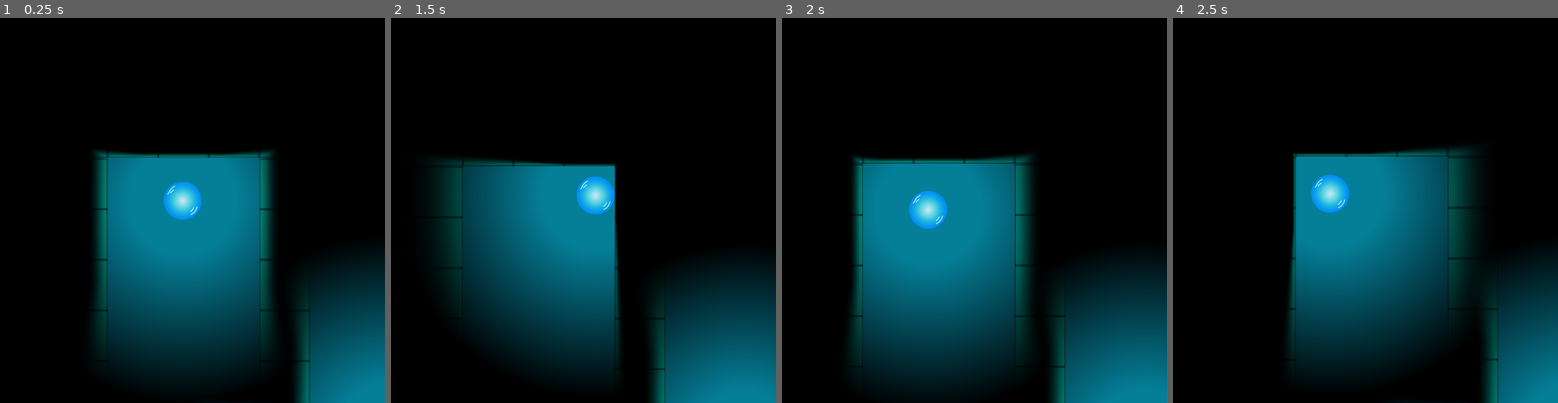
Above: before the commit, frames 1-4 (left to right).
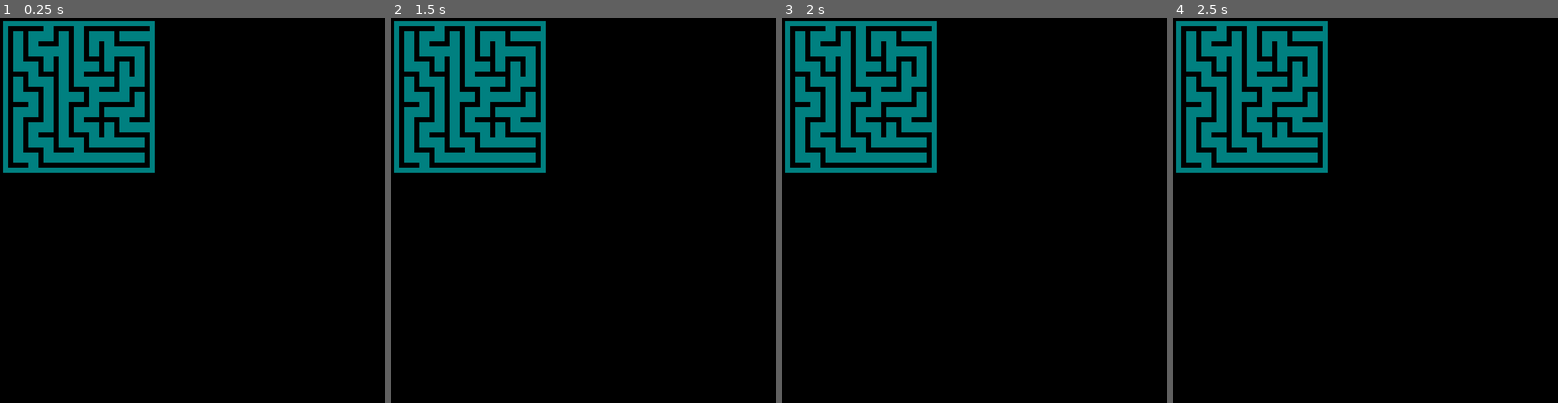
Above: after the commit, the same moments.

Repository: jacob-grahn/bubble-racing
Game: Godot game, scene res://maze/Maze.tscn
The game is run twice, just before and just after one commit, with the same random seed, the same clock (stepped at 60 frames per second) and the same inputs. Before the commit the project starts from res://map/Map.tscn.
Inputs (mouse positions are in pixels of both pictures, inside the frame that each line leads up to):
- Up to frame 1 (0.25 s): no input
- Up to frame 2 (1.5 s): tap Enter at 0.5 s; move the mouse to (664, 179) at 0.52 s; click (664, 179) at 0.67 s; move the mouse to (491, 222) at 1.27 s; click (491, 222) at 1.42 s
- Up to frame 3 (2 s): no input
- Up to frame 4 (2.5 s): move the mouse to (1396, 110) at 2.02 s; click (1396, 110) at 2.17 s

The runs differ from the first frame. In frame 1, 44% of the frame differs, in the area x 0-100%, y 0-100%; in frame 2, 43%; in frame 3, 46%; in frame 4, 41%.

Commit message:
quick display to test mazes

Diff:
--- a/map/Map.gd
+++ b/map/Map.gd
@@ -1,8 +1,6 @@
 extends Node2D
 
 func _ready():
-	var maze = MazeGenerator.generate(10, 10)
-	print(maze)
 	$Finish.connect("bubble_finished", self, "on_bubble_finished")
 	$Finish2.connect("bubble_finished", self, "on_bubble_finished")
 
--- a/map/Map.tscn
+++ b/map/Map.tscn
@@ -88,6 +88,7 @@
 rotation = 1.5708
 
 [node name="Sprite" type="Sprite" parent="."]
+visible = false
 modulate = Color( 0.027451, 0.737255, 0.956863, 1 )
 position = Vector2( 113.993, 99.7651 )
 rotation = 1.5708
--- /dev/null
+++ b/maze/Maze.gd
@@ -0,0 +1,59 @@
+extends Node2D
+
+var Box = preload("../box/Box.tscn")
+var boxWidth = 10
+var boxScale = 0.1
+var nodeWidth = boxWidth * 3
+
+
+func _ready():
+	position = Vector2(50, 50)
+
+	var maze = MazeGenerator.generate(10, 10)
+	for node in maze:
+		draw_node(node)
+
+
+func draw_box(x, y):
+	var box = Box.instance()
+	box.scale = Vector2(boxScale, boxScale)
+	box.position = Vector2(x, y)
+	add_child(box)
+
+
+func draw_node(node):
+	var up = false
+	var right = false
+	var down = false
+	var left = false
+	var x = node.x * nodeWidth
+	var y = node.y * nodeWidth
+
+	for connection in node.connections:
+		if node.y - connection.y > 0:
+			up = true
+		if node.x - connection.x < 0:
+			right = true
+		if node.y - connection.y < 0:
+			down = true
+		if node.x - connection.x > 0:
+			left = true
+
+	# add corners
+	draw_box(x, y)
+	draw_box(x + (boxWidth * 2), y)
+	draw_box(x + (boxWidth * 2), y + (boxWidth * 2))
+	draw_box(x, y + (boxWidth * 2))
+
+	# add walls
+	if !up:
+		draw_box(x + boxWidth, y)
+	if !right:
+		draw_box(x + (boxWidth * 2), y + boxWidth)
+	if !down:
+		draw_box(x + boxWidth, y + (boxWidth * 2))
+	if !left:
+		draw_box(x, y + boxWidth)
+
+	if (node.x == 0 and node.y == 0):
+		print(node)
--- /dev/null
+++ b/maze/Maze.tscn
@@ -0,0 +1,6 @@
+[gd_scene load_steps=2 format=2]
+
+[ext_resource path="res://maze/Maze.gd" type="Script" id=1]
+
+[node name="Maze" type="Node2D"]
+script = ExtResource( 1 )
--- a/project.godot
+++ b/project.godot
@@ -16,7 +16,7 @@
 [application]
 
 config/name="bubble-racing"
-run/main_scene="res://map/Map.tscn"
+run/main_scene="res://maze/Maze.tscn"
 config/icon="res://icon.png"
 
 [autoload]
